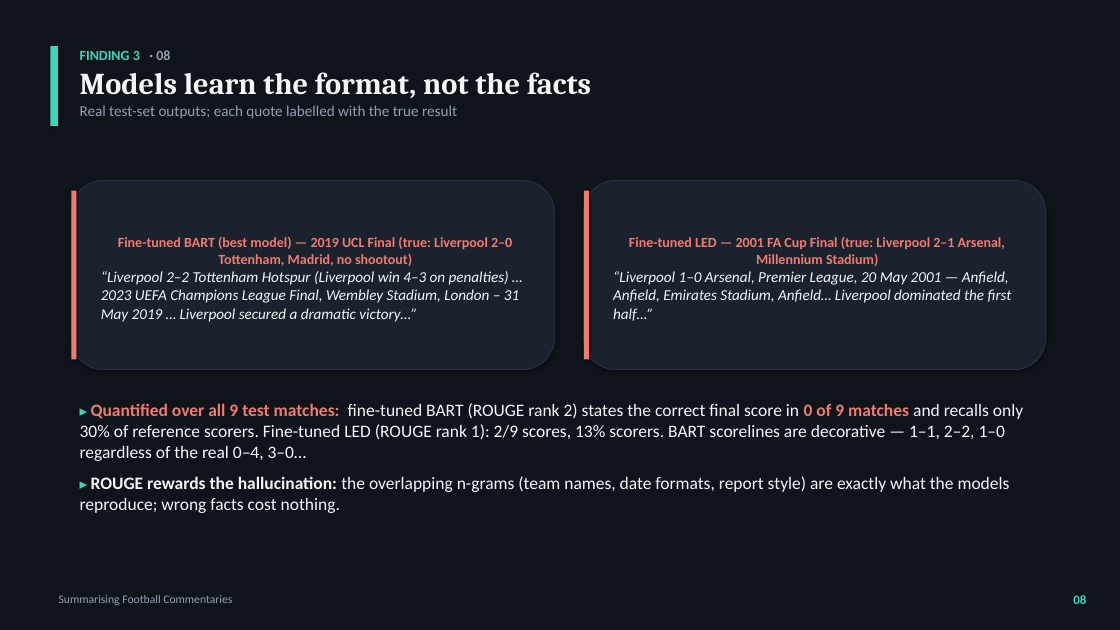
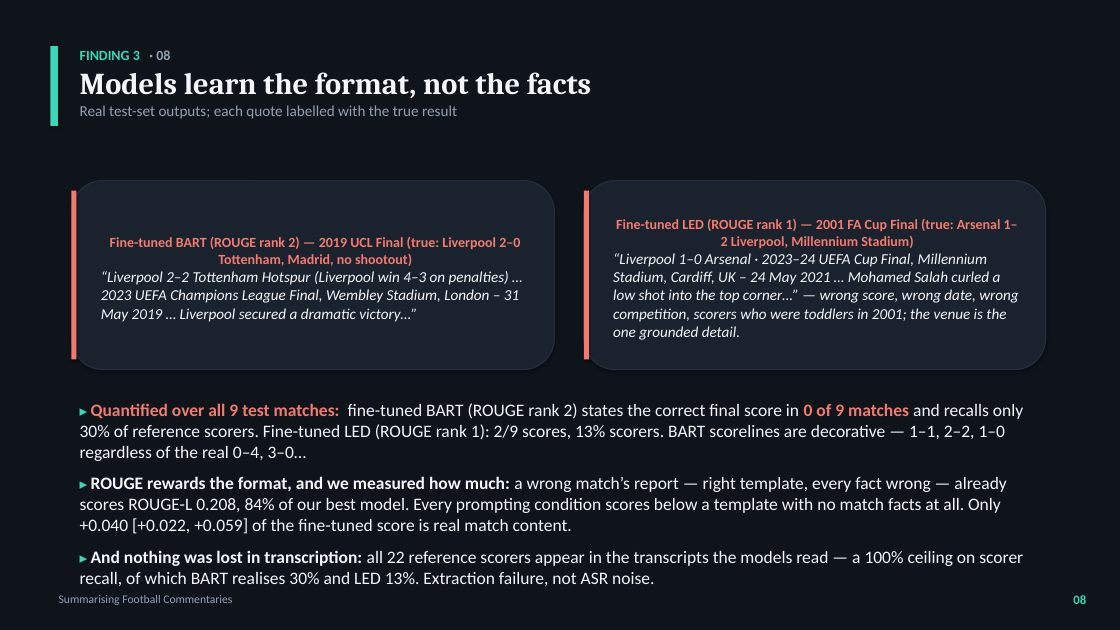
Before and after one commit to christiandalfarra/ANLP_Project, a slide deck: slide 8 of report/slides/ANLP_slides_alt.pptx. Drawn at 1120x630 pixels with LibreOffice and Linux fonts; fonts in the diff are those of the drawing. Boxes give left, top, right and bottom in pixels: in the first picture for what was removed or moved away, otherwise in the second. Text is boxed around its words. In the diff, an @@ line names an element or a change of style, - is before the commit and + after.

```diff
--- a/report/slides/ANLP_slides_alt.pptx
+++ b/report/slides/ANLP_slides_alt.pptx
@@ text in rounded rectangle at (110, 237, 520, 266): text changed @@
-Fine-tuned BART (best model) — 2019 UCL Final (true: Liverpool 2–0 Tottenham, Madrid, no shootout)
+Fine-tuned BART (ROUGE rank 2) — 2019 UCL Final (true: Liverpool 2–0 Tottenham, Madrid, no shootout)
@@ text in rounded rectangle at (613, 219, 1018, 340): text changed @@
-Fine-tuned LED — 2001 FA Cup Final (true: Liverpool 2–1 Arsenal, Millennium Stadium)
-“Liverpool 1–0 Arsenal, Premier League, 20 May 2001 — Anfield, Anfield, Emirates Stadium, Anfield… Liverpool dominated the first half…”
+Fine-tuned LED (ROUGE rank 1) — 2001 FA Cup Final (true: Arsenal 1–2 Liverpool, Millennium Stadium)
+“Liverpool 1–0 Arsenal · 2023–24 UEFA Cup Final, Millennium Stadium, Cardiff, UK – 24 May 2021 … Mohamed Salah curled a low shot into the top corner…” — wrong score, wrong date, wrong competition, scorers who were toddlers in 2001; the venue is the one grounded detail.
@@ text at (80, 476, 1023, 586): text changed @@
-▸ ROUGE rewards the hallucination: the overlapping n-grams (team names, date formats, report style) are exactly what the models reproduce; wrong facts cost nothing.
+▸ ROUGE rewards the format, and we measured how much: a wrong match’s report — right template, every fact wrong — already scores ROUGE-L 0.208, 84% of our best model. Every prompting condition scores below a template with no match facts at all. Only +0.040 [+0.022, +0.059] of the fine-tuned score is real match content.
+▸ And nothing was lost in transcription: all 22 reference scorers appear in the transcripts the models read — a 100% ceiling on scorer recall, of which BART realises 30% and LED 13%. Extraction failure, not ASR noise.
```
Also in this commit, not shown: 3 other slides changed, 18 other files.
